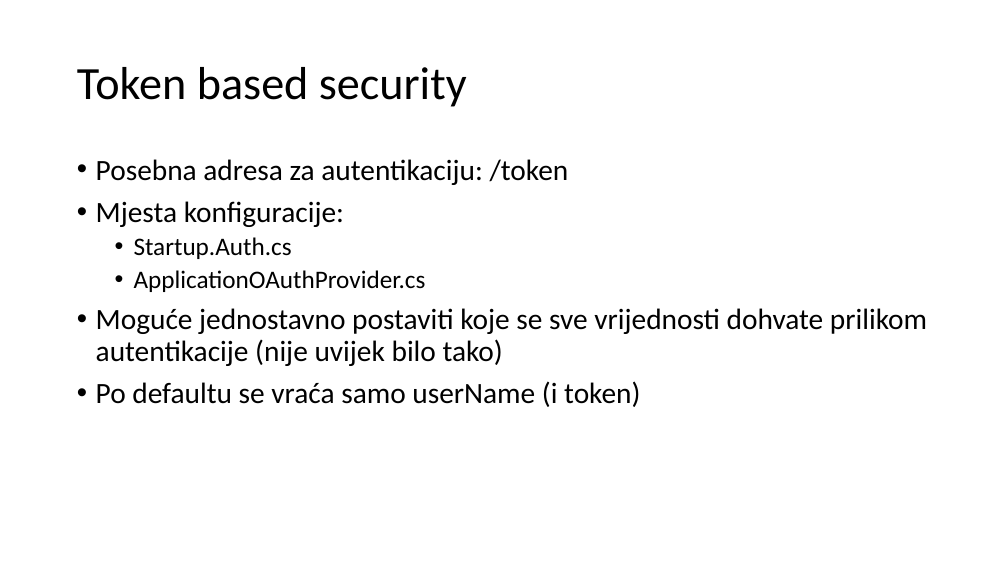
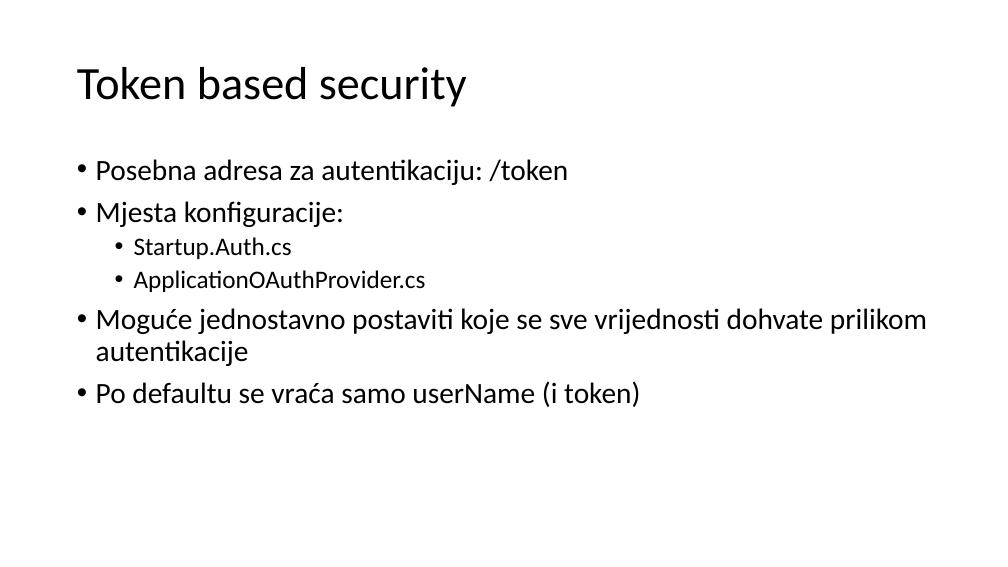
Before and after one commit to mmssniper/angular-workshop, a slide deck: slide 16 of prezentacije/1-1 Uvod i SPA aplikacije.pptx (slide 13 before the commit). Drawn at 1008x567 pixels with LibreOffice and Linux fonts; fonts in the diff are those of the drawing. Boxes give left, top, right and bottom in pixels: in the first picture for what was removed or moved away, otherwise in the second. Text is boxed around its words. In the diff, an @@ line names an element or a change of style, - is before the commit and + after.

```diff
--- a/prezentacije/1-1 Uvod i SPA aplikacije.pptx
+++ b/prezentacije/1-1 Uvod i SPA aplikacije.pptx
@@ text at (x1=96, y1=308, x2=927, y2=366): text changed @@
-• Moguće jednostavno postaviti koje se sve vrijednosti dohvate prilikom autentikacije (nije uvijek bilo tako)
+• Moguće jednostavno postaviti koje se sve vrijednosti dohvate prilikom autentikacije
```
Also in this commit, not shown: 11 other slides changed, 4 slides added, 2 slides removed.
